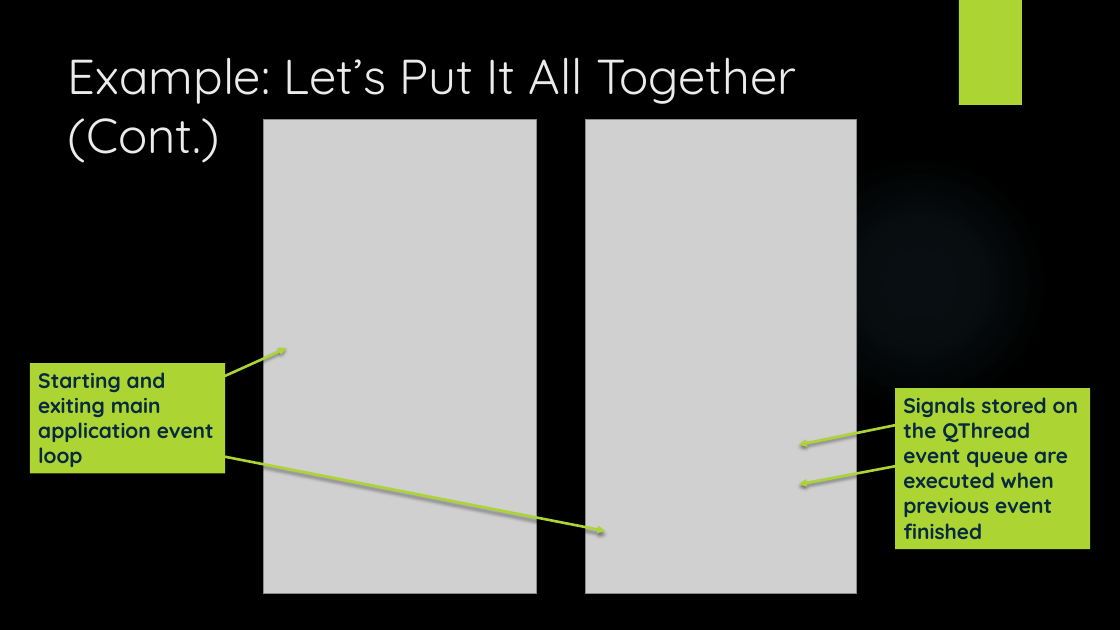
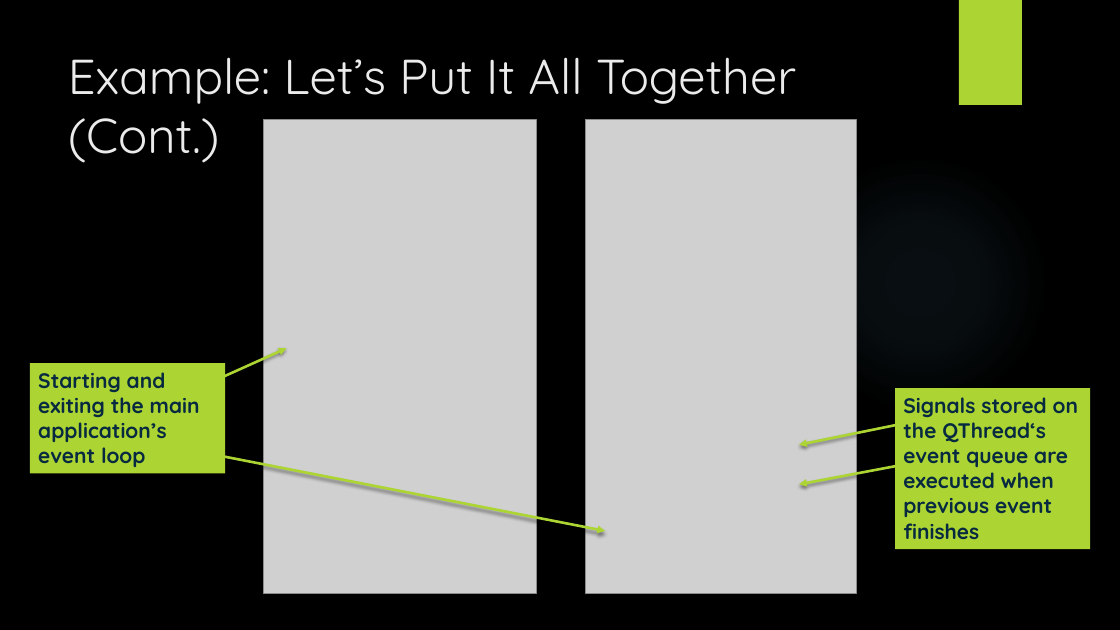
Before and after one commit to tylertrephan/qt-multithreading-tutorial, a slide deck: slide 27 of MultithreadingWithQt.pptx. Drawn at 1120x630 pixels with LibreOffice and Linux fonts; fonts in the diff are those of the drawing; grey boxes stand for pictures; background and template pictures are left out. Boxes give left, top, right and bottom in pixels: in the first picture for what was removed or moved away, otherwise in the second. Text is boxed around its words. In the diff, an @@ line names an element or a change of style, - is before the commit and + after.

```diff
--- a/MultithreadingWithQt.pptx
+++ b/MultithreadingWithQt.pptx
@@ text in rectangle at [38,372,200,467]: text changed @@
-Starting and exiting main application event loop
+Starting and exiting the main application’s event loop
@@ text in rectangle at [903,397,1078,539]: text changed @@
-Signals stored on the QThread event queue are executed when previous event finished
+Signals stored on the QThread‘s event queue are executed when previous event finishes
```
Also in this commit, not shown: 9 other slides changed.
